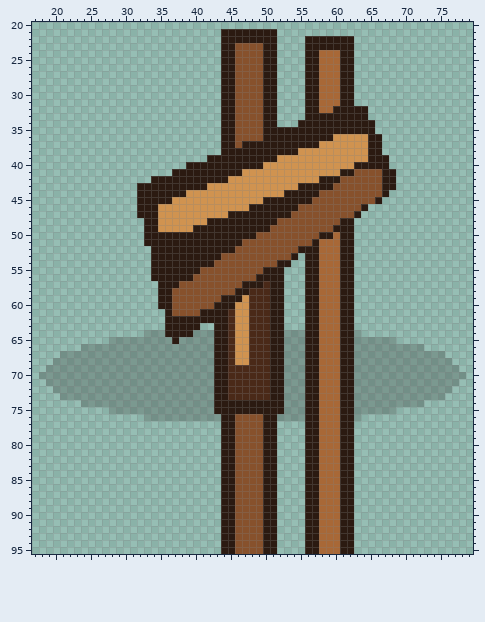
File history of a pixel-art file, assets/source/aseprite/objects/placeables_96/gate_open_end-down_96.aseprite. Above, as it was before the edit.
96x96 pixels, 1 frame. Shown: x 17..79, y 20..95.
Once edited:
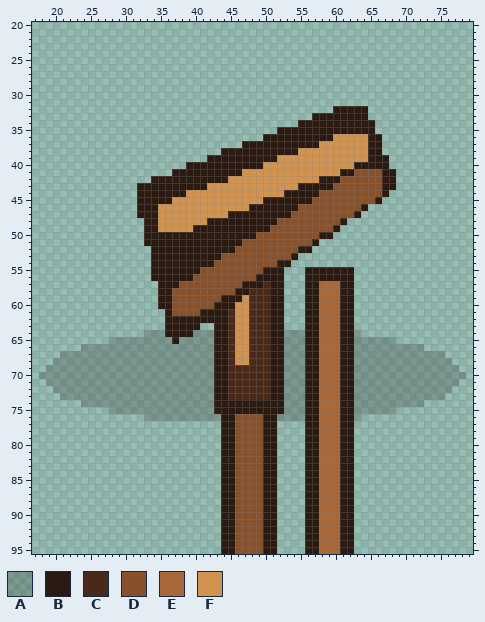
Palette (. is transparent): A #1b120d37  B #2b1a11  C #4a2918  D #87512c  E #a86837  F #d09350
Changes in this commit:
The author changed colour E to colour B in rows 55 to 56 at x 58 to 60.
The edit erases colour B in row 21 at x 44 to 51; in row 22 at x 44 to 51 and 56 to 62; in row 23 at x 44 to 45, 50 to 51 and 56 to 62; in rows 24 to 31 at x 44 to 45, 50 to 51, 56 to 57 and 61 to 62; in row 32 at x 44 to 45, 50 to 51 and 56 to 57; in row 33 at x 44 to 45, 50 to 51 and 56.
The edit erases colour B in rows 34 to 35 at x 44 to 45 and 50 to 51; in rows 36 to 37 at x 44 to 45; in row 48 at x 62; in rows 49 to 51 at x 61 to 62; in row 52 at x 57 and 61 to 62; in rows 53 to 54 at x 56 to 57 and 61 to 62.
The edit erases colour D in rows 23 to 36 at x 46 to 49; in row 37 at x 46.
The edit erases colour E in rows 24 to 31 at x 58 to 60; in row 32 at x 58 to 59; in row 50 at x 60; in rows 51 to 54 at x 58 to 60.
